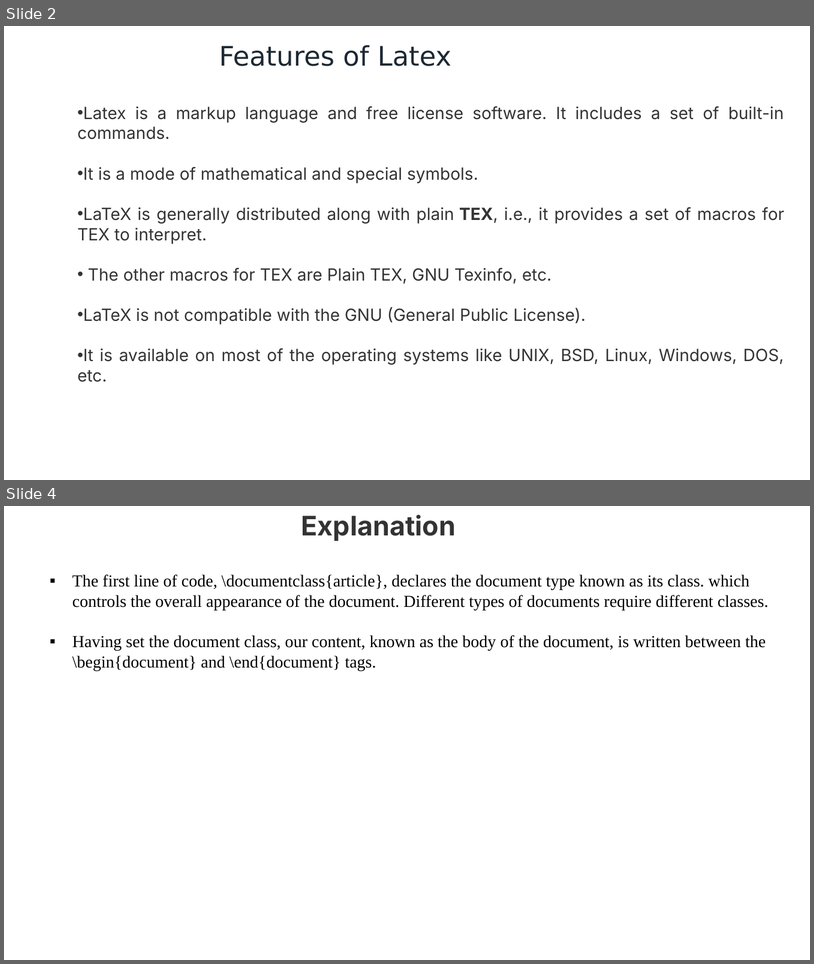
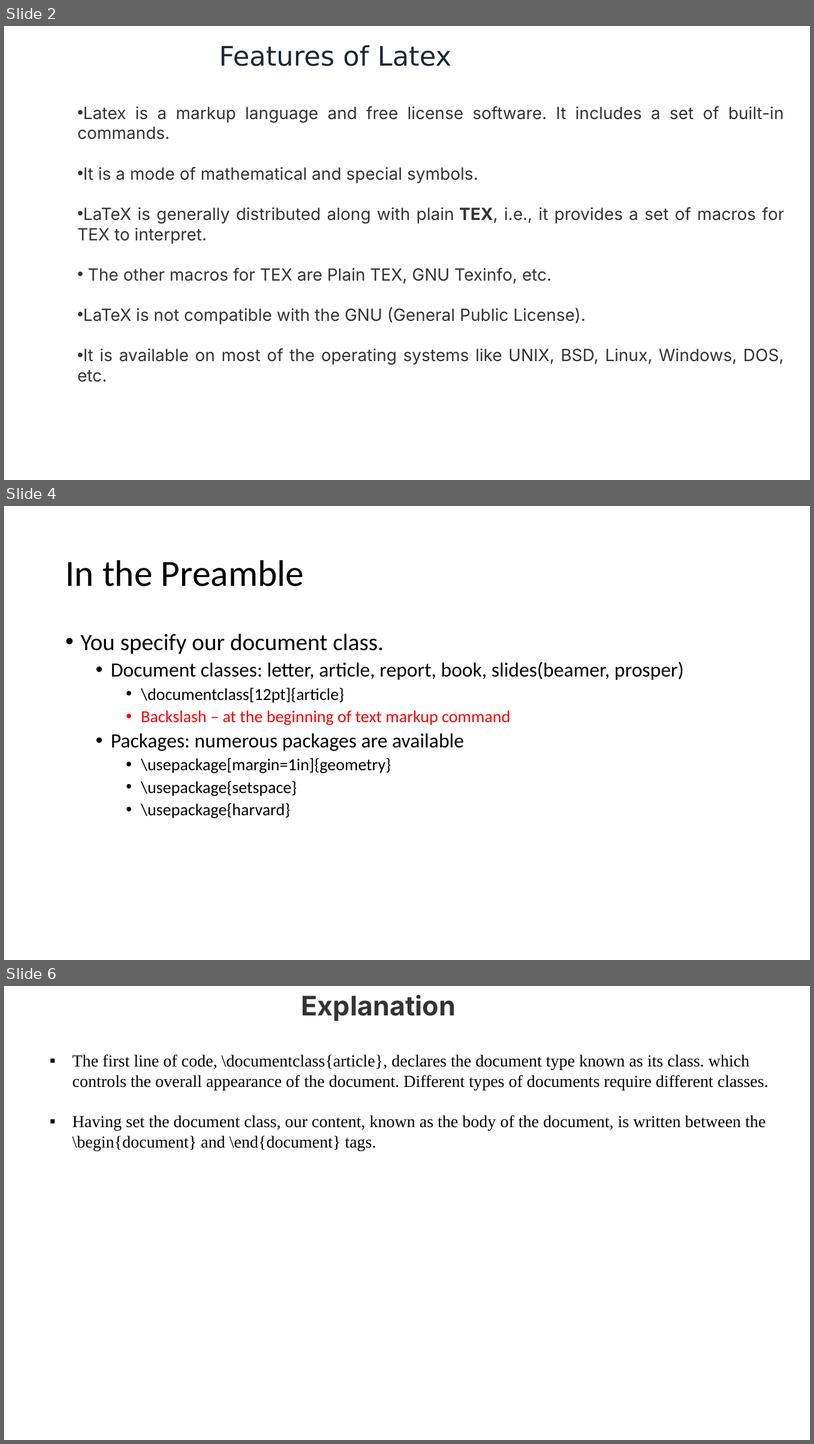
Before and after one commit to makhan010385/Latext, a slide deck: Latex_template.pptx. Shown one above the other, each under a label of ours: slides 2 and 4 before the commit, slides 2, 4 and 6 after it; the slides between them are not shown. The pictures are 814x964 and 814x1444 pixels, drawn with LibreOffice and Linux fonts; fonts in the diff are those of the drawing. Boxes give left, top, right and bottom in pixels: in the first picture for what was removed or moved away, otherwise in the second. Text is boxed around its words. In the diff, an @@ line names an element or a change of style, - is before the commit and + after.

```diff
--- a/Latex_template.pptx
+++ b/Latex_template.pptx
@@ slide 4 added at (4,506,810,960), background #FFFFFF @@
@@ title added at (65,560,305,586), 44 pt, text #000000 @@
+In the Preamble
@@ text added at (81,633,684,818), 20 pt, text #000000 @@
+• You specify our document class.
+  • Document classes: letter, article, report, book, slides(beamer, prosper)
+    • \documentclass[12pt]{article}
+    • Backslash – at the beginning of text markup command
+  • Packages: numerous packages are available
+    • \usepackage[margin=1in]{geometry}
+    • \usepackage{setspace}
+    • \usepackage{harvard}
@@ what was slide 4 is now slide 6 @@
```
Also in this commit, not shown: 1 slide changed, 1 other slide added, 1 other file.
